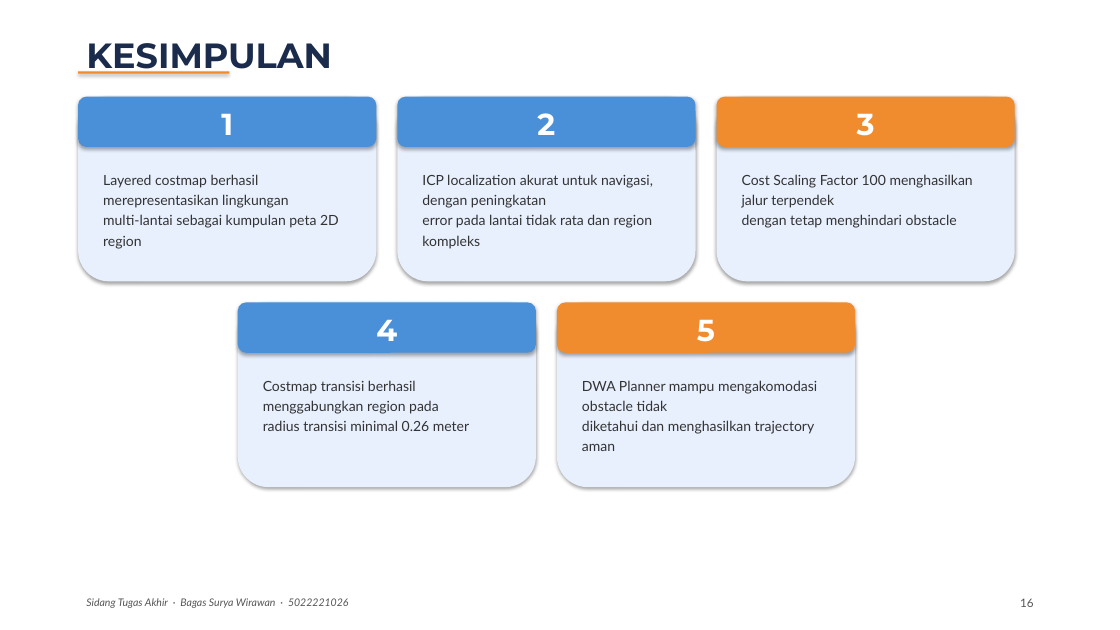
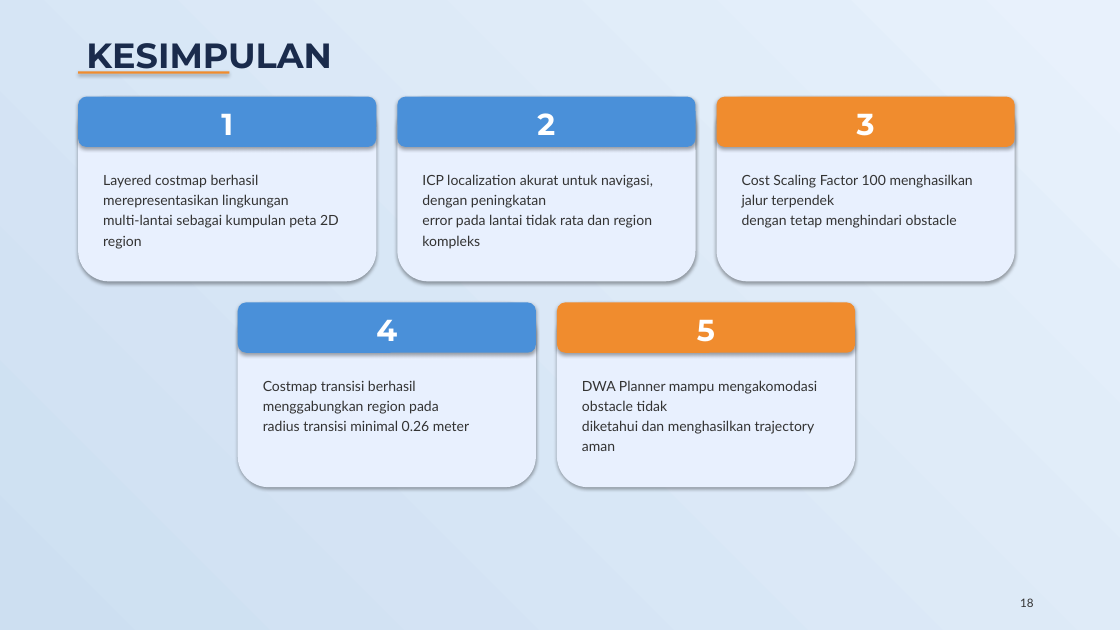
Before and after one commit to bagaswizard/Buku_TA, a slide deck: slide 18 of Presentasi_Sidang_TA.pptx (slide 16 before the commit). Drawn at 1120x630 pixels with LibreOffice and Linux fonts; fonts in the diff are those of the drawing. Boxes give left, top, right and bottom in pixels: in the first picture for what was removed or moved away, otherwise in the second. Text is boxed around its words. In the diff, an @@ line names an element or a change of style, - is before the commit and + after.

```diff
--- a/Presentasi_Sidang_TA.pptx
+++ b/Presentasi_Sidang_TA.pptx
@@ background #FFFFFF to gradient #E8F1FC to #CDDFF1 @@
@@ text removed at (86, 598, 349, 608) @@
-Sidang Tugas Akhir · Bagas Surya Wirawan · 5022221026
@@ text at (1020, 598, 1033, 607): text changed; text colour #555555 to #333333 @@
-16
+18
```
Also in this commit, not shown: 13 other slides changed, 5 slides added, 3 slides removed, 7 other files.
